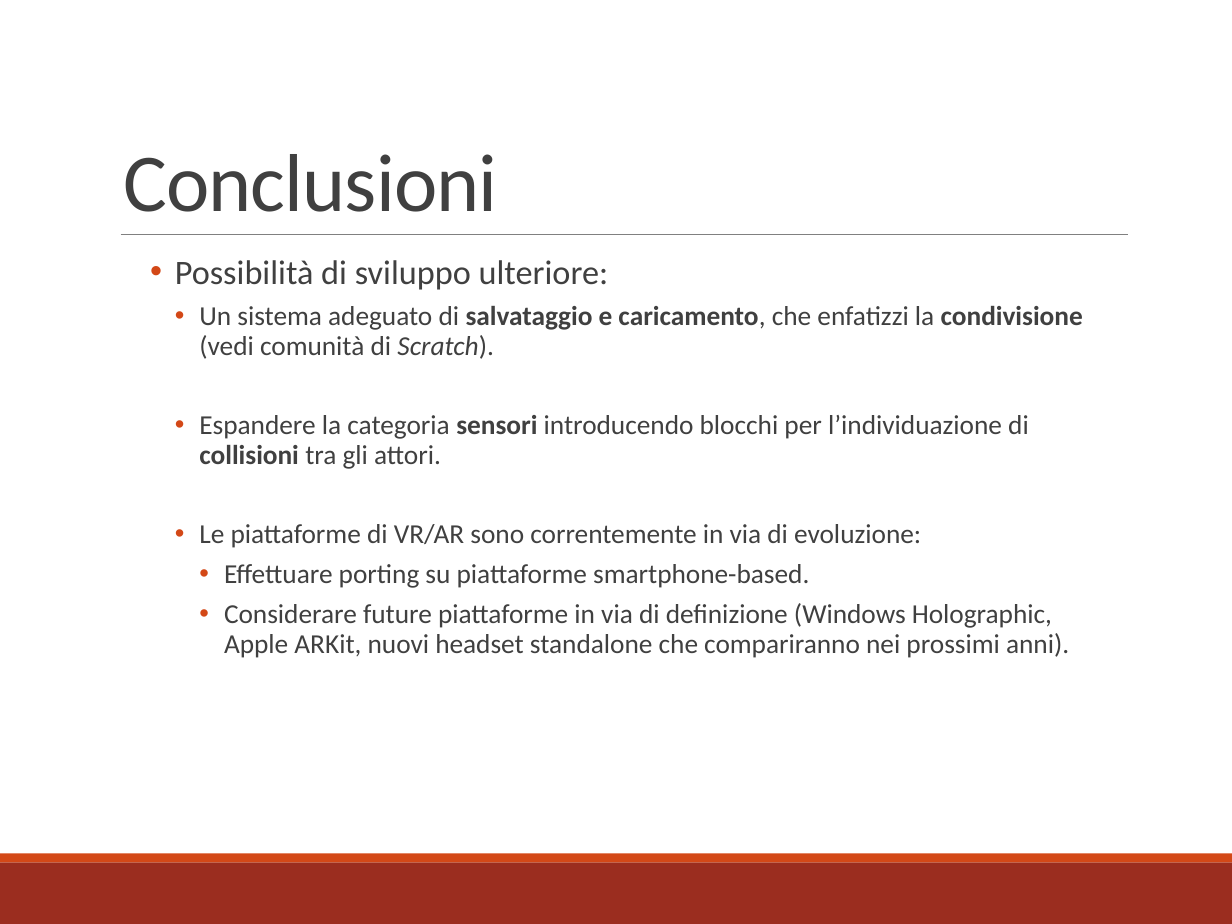
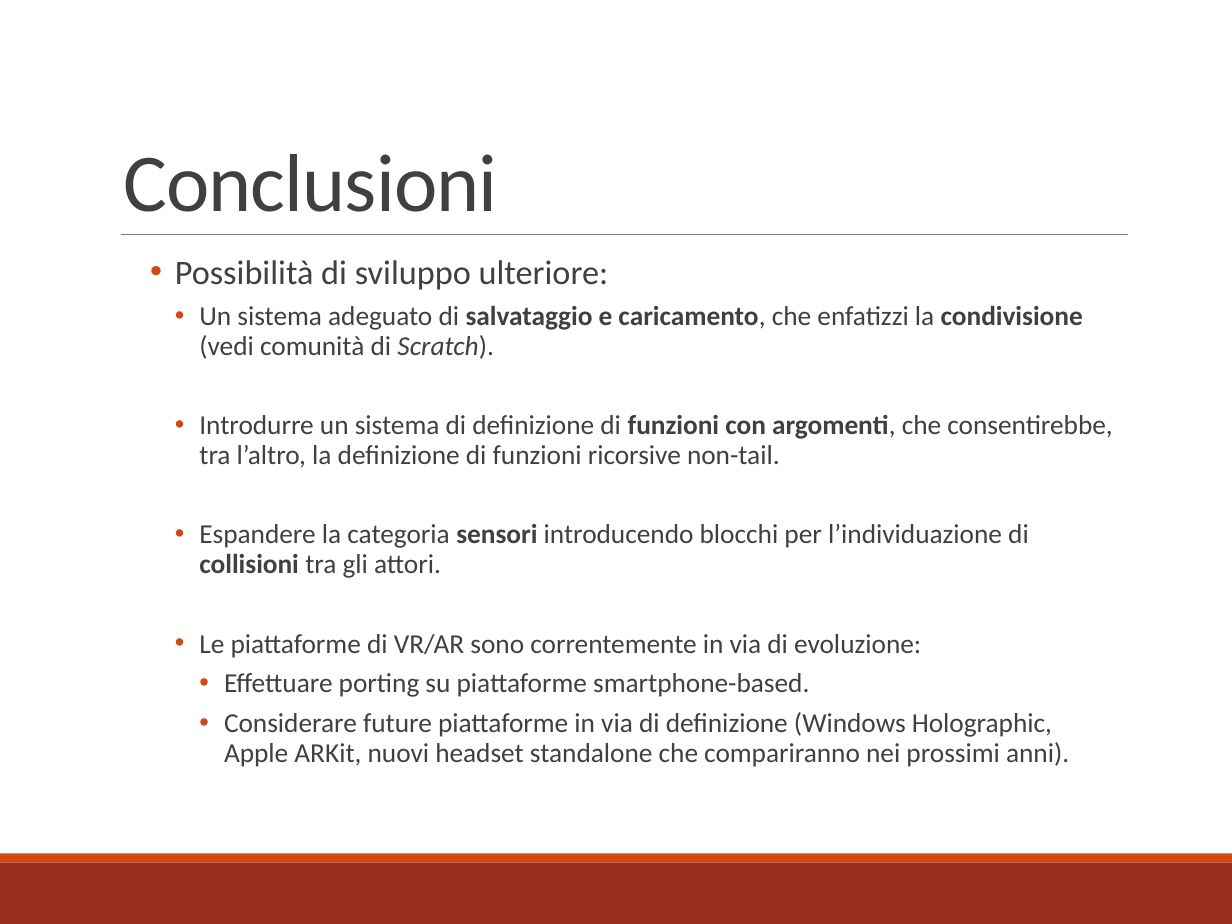
Before and after one commit to mbosc/scartch, a slide deck: slide 24 of Presentazione.pptx. Drawn at 1232x924 pixels with LibreOffice and Linux fonts; fonts in the diff are those of the drawing. Boxes give left, top, right and bottom in pixels: in the first picture for what was removed or moved away, otherwise in the second. Text is boxed around its words. In the diff, an @@ line names an element or a change of style, - is before the commit and + after.

```diff
--- a/Presentazione.pptx
+++ b/Presentazione.pptx
@@ text at [199, 415, 1112, 468]: paragraph added @@
+    • Introdurre un sistema di definizione di funzioni con argomenti, che consentirebbe, tra l’altro, la definizione di funzioni ricorsive non-tail.
```
Also in this commit, not shown: 1 other slide changed, 14 other files.
